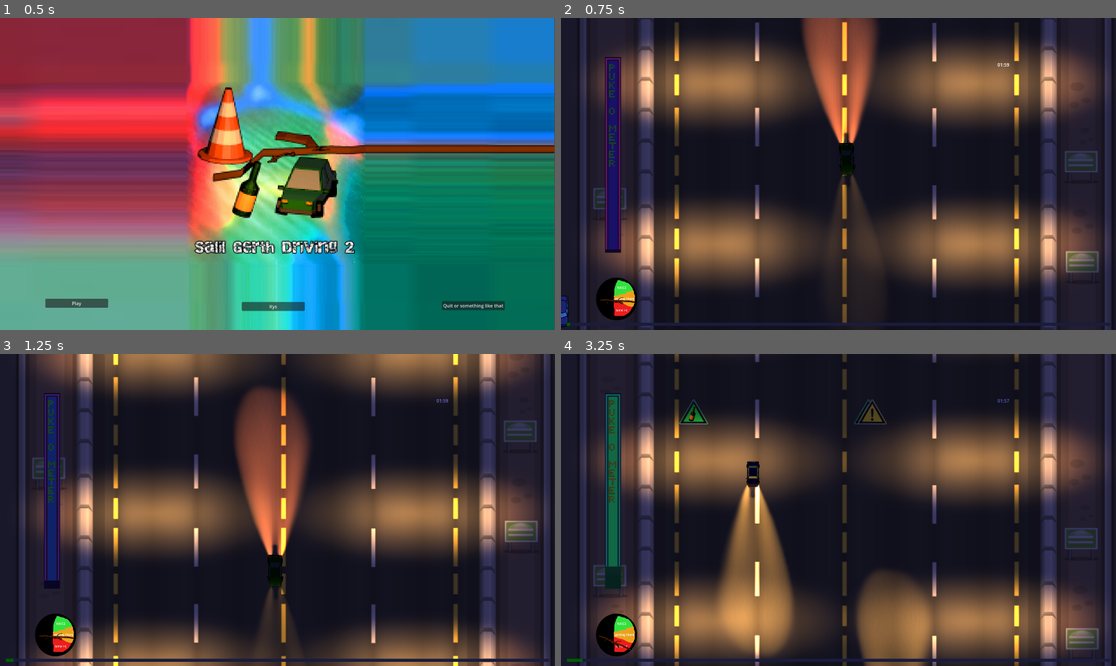
Above: before the commit, frames 1-4 (two rows, left to right).
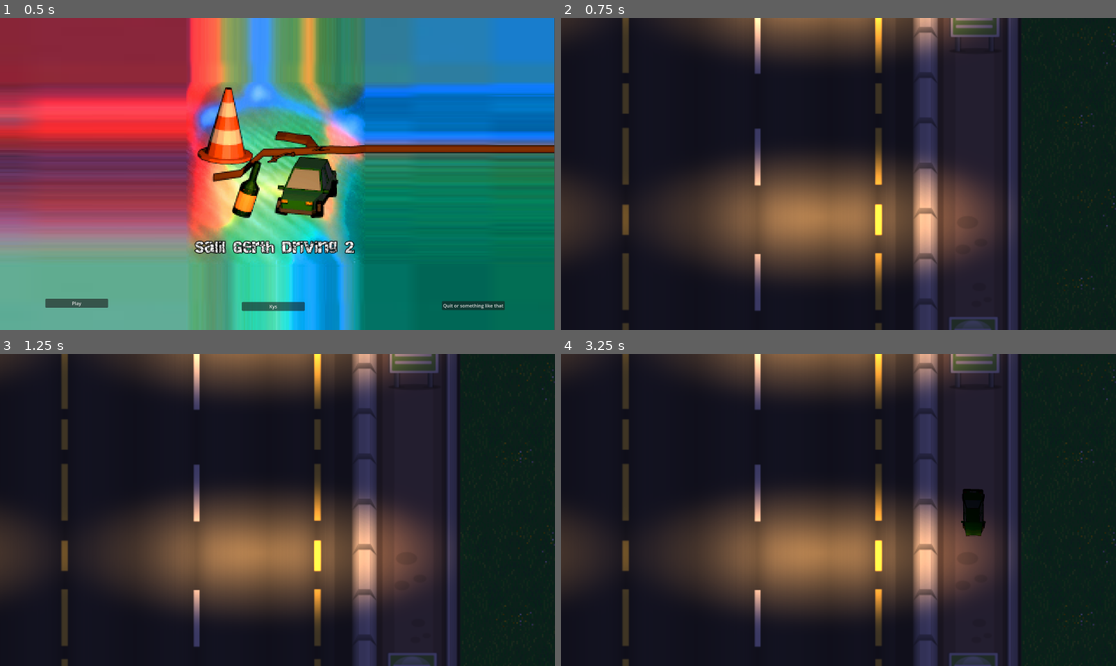
Above: after the commit, the same moments.

Repository: tudorhutu/Salil-Gerth-Driving-2
Game: Godot game, scene res://Scenes/main_menu.tscn
Same seed, same stepped clock (60 frames per second), same inputs: the game is played once before the commit and once after it.
Inputs:
- Up to frame 1 (0.5 s): no input
- Up to frame 2 (0.75 s): click "Play" at 0.5 s
- Up to frame 3 (1.25 s): no input
- Up to frame 4 (3.25 s): tap Enter at 1.25 s; hold Right (ui_right) 1.28-2.03 s; hold Left (ui_left) 2.03-2.78 s; hold Right (ui_right) from 2.78 s (still down)

Frame 1 is identical in both runs. In frame 2, 63% of the frame differs, in the area x 0-100%, y 0-100%; in frame 3, 63%; in frame 4, 68%.

Commit message:
start animation

Diff:
--- a/Scenes/Outro.tscn
+++ b/Scenes/Outro.tscn
@@ -1,10 +1,13 @@
-[gd_scene load_steps=10 format=3 uid="uid://ck3bnl8vy0k4l"]
+[gd_scene load_steps=13 format=3 uid="uid://ck3bnl8vy0k4l"]
 
 [ext_resource type="Texture2D" uid="uid://c7rp4c5h010st" path="res://Textures/Parallax/background-1_0.png" id="1_0vj7d"]
+[ext_resource type="Script" path="res://Scripts/outro.gd" id="1_qe5tl"]
 [ext_resource type="Texture2D" uid="uid://bet678qds0puo" path="res://Textures/2d_lights_and_shadows_neutral_point_light.png" id="2_agwmt"]
 [ext_resource type="Texture2D" uid="uid://b2hvrgb5hm5oo" path="res://Textures/untitled.png" id="3_gf0df"]
 [ext_resource type="Shader" path="res://Textures/Cutscenes/alpha_replace_color.gdshader" id="3_yix7s"]
+[ext_resource type="Texture2D" uid="uid://bpt7ddplcpl1m" path="res://Textures/Cutscenes/grass.png" id="4_gub6n"]
 [ext_resource type="Texture2D" uid="uid://d3g2jkf48xmgs" path="res://Textures/Cutscenes/salil.png" id="4_pb1wf"]
+[ext_resource type="Texture2D" uid="uid://nthpdkgnhvke" path="res://Textures/Cutscenes/blood_splatter.png" id="5_6hgul"]
 
 [sub_resource type="ShaderMaterial" id="ShaderMaterial_7515q"]
 shader = ExtResource("3_yix7s")
@@ -44,7 +47,7 @@
 tracks/2/interp = 1
 tracks/2/loop_wrap = true
 tracks/2/keys = {
-"times": PackedFloat32Array(0, 2.66667, 2.8),
+"times": PackedFloat32Array(0, 3, 3.13333),
 "transitions": PackedFloat32Array(1, 1, 1),
 "update": 1,
 "values": [false, false, true]
@@ -56,10 +59,46 @@
 tracks/3/interp = 1
 tracks/3/loop_wrap = true
 tracks/3/keys = {
-"times": PackedFloat32Array(3.13333, 3.36667, 4.06667, 4.3),
+"times": PackedFloat32Array(3.7, 3.93333, 4.96667, 5.2, 6.36667, 6.53333),
+"transitions": PackedFloat32Array(1, 1, 1, 1, 1, 1),
+"update": 0,
+"values": [-4.70769, -3.23486, -3.23486, -1.49509, -1.49509, 0.0]
+}
+tracks/4/type = "value"
+tracks/4/imported = false
+tracks/4/enabled = true
+tracks/4/path = NodePath("Salil:position")
+tracks/4/interp = 1
+tracks/4/loop_wrap = true
+tracks/4/keys = {
+"times": PackedFloat32Array(7.43333, 10.3),
+"transitions": PackedFloat32Array(1, 1),
+"update": 0,
+"values": [Vector2(1854, 618), Vector2(2263, 609)]
+}
+tracks/5/type = "value"
+tracks/5/imported = false
+tracks/5/enabled = true
+tracks/5/path = NodePath("Camera2D:position")
+tracks/5/interp = 1
+tracks/5/loop_wrap = true
+tracks/5/keys = {
+"times": PackedFloat32Array(7.43333, 10.3, 11.1, 12.5667),
 "transitions": PackedFloat32Array(1, 1, 1, 1),
 "update": 0,
-"values": [-4.70769, -3.23486, -3.23486, -1.49509]
+"values": [Vector2(1482, 612), Vector2(1713, 625), Vector2(1713, 625), Vector2(2378, 625)]
+}
+tracks/6/type = "value"
+tracks/6/imported = false
+tracks/6/enabled = true
+tracks/6/path = NodePath("CanvasLayer2/QuestionMarkReaction:visible")
+tracks/6/interp = 1
+tracks/6/loop_wrap = true
+tracks/6/keys = {
+"times": PackedFloat32Array(0, 10.6333, 10.7667),
+"transitions": PackedFloat32Array(1, 1, 1),
+"update": 1,
+"values": [false, false, true]
 }
 
 [sub_resource type="Animation" id="Animation_aocfw"]
@@ -112,6 +151,42 @@
 "update": 0,
 "values": [-4.70769]
 }
+tracks/4/type = "value"
+tracks/4/imported = false
+tracks/4/enabled = true
+tracks/4/path = NodePath("Salil:position")
+tracks/4/interp = 1
+tracks/4/loop_wrap = true
+tracks/4/keys = {
+"times": PackedFloat32Array(0),
+"transitions": PackedFloat32Array(1),
+"update": 0,
+"values": [Vector2(1854, 618)]
+}
+tracks/5/type = "value"
+tracks/5/imported = false
+tracks/5/enabled = true
+tracks/5/path = NodePath("Camera2D:position")
+tracks/5/interp = 1
+tracks/5/loop_wrap = true
+tracks/5/keys = {
+"times": PackedFloat32Array(0),
+"transitions": PackedFloat32Array(1),
+"update": 0,
+"values": [Vector2(1482, 612)]
+}
+tracks/6/type = "value"
+tracks/6/imported = false
+tracks/6/enabled = true
+tracks/6/path = NodePath("CanvasLayer2/QuestionMarkReaction:visible")
+tracks/6/interp = 1
+tracks/6/loop_wrap = true
+tracks/6/keys = {
+"times": PackedFloat32Array(0),
+"transitions": PackedFloat32Array(1),
+"update": 1,
+"values": [true]
+}
 
 [sub_resource type="AnimationLibrary" id="AnimationLibrary_j3op6"]
 _data = {
@@ -119,19 +194,33 @@
 "outro": SubResource("Animation_ogmu7")
 }
 
-[node name="RoadBackground" type="CanvasLayer"]
-layer = 0
+[node name="Outro" type="Node2D"]
+script = ExtResource("1_qe5tl")
+
+[node name="CanvasModulate" type="CanvasModulate" parent="."]
+color = Color(0.24542, 0.2394, 0.42, 1)
+metadata/_edit_lock_ = true
+
+[node name="CanvasLayer2" type="CanvasLayer" parent="."]
+
+[node name="QuestionMarkReaction" type="Label" parent="CanvasLayer2"]
+z_index = 4
+offset_left = 2261.0
+offset_top = 574.0
+offset_right = 2301.0
+offset_bottom = 602.0
+theme_override_colors/font_color = Color(1, 0.816667, 0, 1)
+theme_override_font_sizes/font_size = 20
+text = "?"
 
 [node name="RoadRoot" type="Node2D" parent="."]
 metadata/_edit_lock_ = true
-
-[node name="CanvasModulate" type="CanvasModulate" parent="RoadRoot"]
-color = Color(0.24542, 0.2394, 0.42, 1)
 
 [node name="RoadTexture" type="Sprite2D" parent="RoadRoot"]
 position = Vector2(984.25, 698.373)
 scale = Vector2(2.34464, 2.17424)
 texture = ExtResource("1_0vj7d")
+metadata/_edit_lock_ = true
 
 [node name="PointLight2D2" type="PointLight2D" parent="RoadRoot"]
 position = Vector2(534, 1271)
@@ -140,6 +229,7 @@
 energy = 11.15
 range_layer_min = -512
 texture = ExtResource("2_agwmt")
+metadata/_edit_lock_ = true
 
 [node name="PointLight2D3" type="PointLight2D" parent="RoadRoot"]
 position = Vector2(534, 714)
@@ -148,6 +238,7 @@
 energy = 11.15
 range_layer_min = -512
 texture = ExtResource("2_agwmt")
+metadata/_edit_lock_ = true
 
 [node name="PointLight2D4" type="PointLight2D" parent="RoadRoot"]
 position = Vector2(534, 1800)
@@ -156,6 +247,7 @@
 energy = 11.15
 range_layer_min = -512
 texture = ExtResource("2_agwmt")
+metadata/_edit_lock_ = true
 
 [node name="PointLight2D" type="PointLight2D" parent="RoadRoot"]
 position = Vector2(534, 195)
@@ -164,6 +256,7 @@
 energy = 11.15
 range_layer_min = -512
 texture = ExtResource("2_agwmt")
+metadata/_edit_lock_ = true
 
 [node name="PointLight2D5" type="PointLight2D" parent="RoadRoot"]
 position = Vector2(1439, 1271)
@@ -172,6 +265,7 @@
 energy = 11.15
 range_layer_min = -512
 texture = ExtResource("2_agwmt")
+metadata/_edit_lock_ = true
 
 [node name="PointLight2D6" type="PointLight2D" parent="RoadRoot"]
 position = Vector2(1439, 714)
@@ -180,6 +274,7 @@
 energy = 11.15
 range_layer_min = -512
 texture = ExtResource("2_agwmt")
+metadata/_edit_lock_ = true
 
 [node name="PointLight2D7" type="PointLight2D" parent="RoadRoot"]
 position = Vector2(1439, 1800)
@@ -188,6 +283,7 @@
 energy = 11.15
 range_layer_min = -512
 texture = ExtResource("2_agwmt")
+metadata/_edit_lock_ = true
 
 [node name="PointLight2D8" type="PointLight2D" parent="RoadRoot"]
 position = Vector2(1439, 195)
@@ -196,10 +292,65 @@
 energy = 11.15
 range_layer_min = -512
 texture = ExtResource("2_agwmt")
+metadata/_edit_lock_ = true
+
+[node name="HouseRoot" type="Node2D" parent="."]
+metadata/_edit_lock_ = true
+
+[node name="Grass" type="Sprite2D" parent="HouseRoot"]
+position = Vector2(2104, 321)
+texture = ExtResource("4_gub6n")
+metadata/_edit_lock_ = true
+
+[node name="Grass2" type="Sprite2D" parent="HouseRoot"]
+position = Vector2(2104, 704)
+texture = ExtResource("4_gub6n")
+metadata/_edit_lock_ = true
+
+[node name="Grass3" type="Sprite2D" parent="HouseRoot"]
+position = Vector2(2104, 1088)
+texture = ExtResource("4_gub6n")
+metadata/_edit_lock_ = true
+
+[node name="Grass4" type="Sprite2D" parent="HouseRoot"]
+position = Vector2(2488, 321)
+texture = ExtResource("4_gub6n")
+metadata/_edit_lock_ = true
+
+[node name="Grass5" type="Sprite2D" parent="HouseRoot"]
+position = Vector2(2488, 704)
+texture = ExtResource("4_gub6n")
+metadata/_edit_lock_ = true
+
+[node name="Grass6" type="Sprite2D" parent="HouseRoot"]
+position = Vector2(2488, 1088)
+texture = ExtResource("4_gub6n")
+metadata/_edit_lock_ = true
+
+[node name="Grass7" type="Sprite2D" parent="HouseRoot"]
+position = Vector2(2872, 321)
+texture = ExtResource("4_gub6n")
+metadata/_edit_lock_ = true
+
+[node name="Grass8" type="Sprite2D" parent="HouseRoot"]
+position = Vector2(2872, 704)
+texture = ExtResource("4_gub6n")
+metadata/_edit_lock_ = true
+
+[node name="Grass9" type="Sprite2D" parent="HouseRoot"]
+position = Vector2(2872, 1088)
+texture = ExtResource("4_gub6n")
+metadata/_edit_lock_ = true
+
+[node name="blood" type="Sprite2D" parent="HouseRoot"]
+position = Vector2(2469, 620)
+rotation = 3.14159
+scale = Vector2(0.269143, 0.321858)
+texture = ExtResource("5_6hgul")
 
 [node name="Salil" type="Sprite2D" parent="."]
 material = SubResource("ShaderMaterial_7515q")
-position = Vector2(1849, 619)
+position = Vector2(1854, 618)
 rotation = -4.70769
 scale = Vector2(0.0480061, 0.0474032)
 texture = ExtResource("4_pb1wf")
@@ -217,4 +368,5 @@
 }
 
 [node name="Camera2D" type="Camera2D" parent="."]
-position = Vector2(992, 544)
+position = Vector2(1482, 612)
+zoom = Vector2(1.47, 1.47)
--- a/Scripts/main_menu.gd
+++ b/Scripts/main_menu.gd
@@ -12,8 +12,8 @@
 
 
 func _on_play_pressed() -> void:
-	get_tree().change_scene_to_file("res://Scenes/main_scene.tscn")
-
+	#get_tree().change_scene_to_file("res://Scenes/main_scene.tscn")
+	get_tree().change_scene_to_file("res://Scenes/Outro.tscn")
 
 func _on_kys_button_down() -> void:
 	get_tree().change_scene_to_file("res://Scenes/FUNNYY.tscn")
--- /dev/null
+++ b/Scripts/outro.gd
@@ -0,0 +1,11 @@
+extends Node2D
+
+
+# Called when the node enters the scene tree for the first time.
+func _ready() -> void:
+	$AnimationPlayer.play("outro")
+
+
+# Called every frame. 'delta' is the elapsed time since the previous frame.
+func _process(delta: float) -> void:
+	pass
Binary file added: Textures/Cutscenes/blood_splatter.png
Binary file added: Textures/Cutscenes/grass.png
